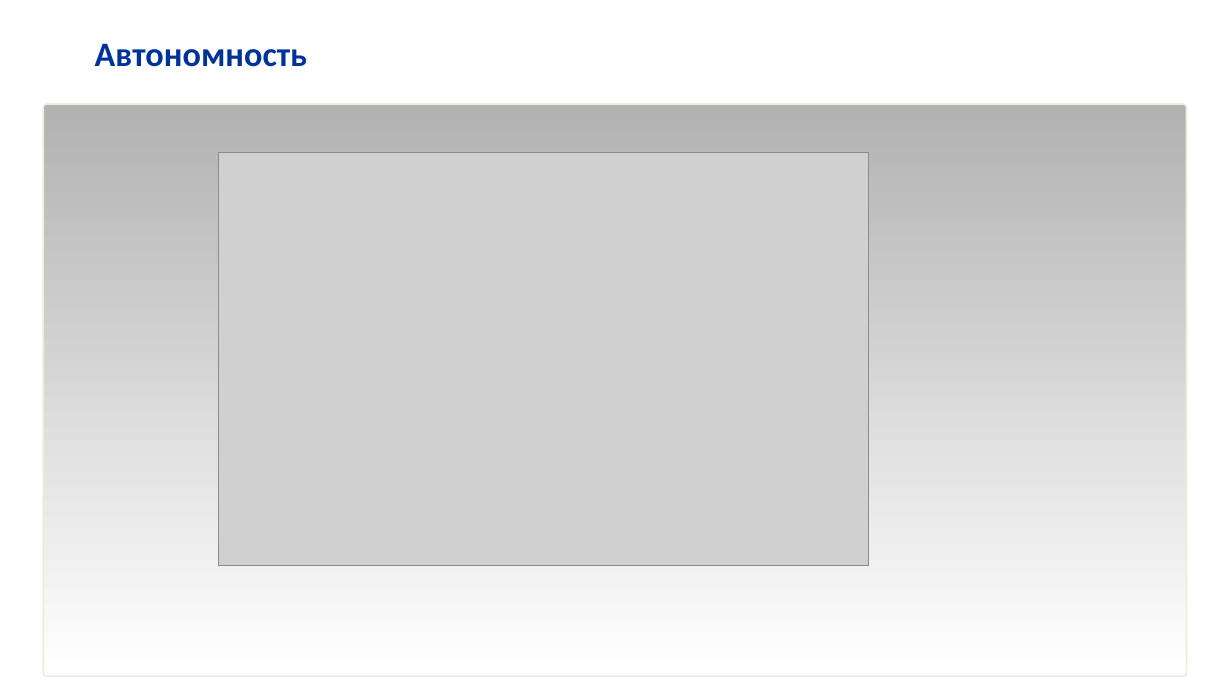
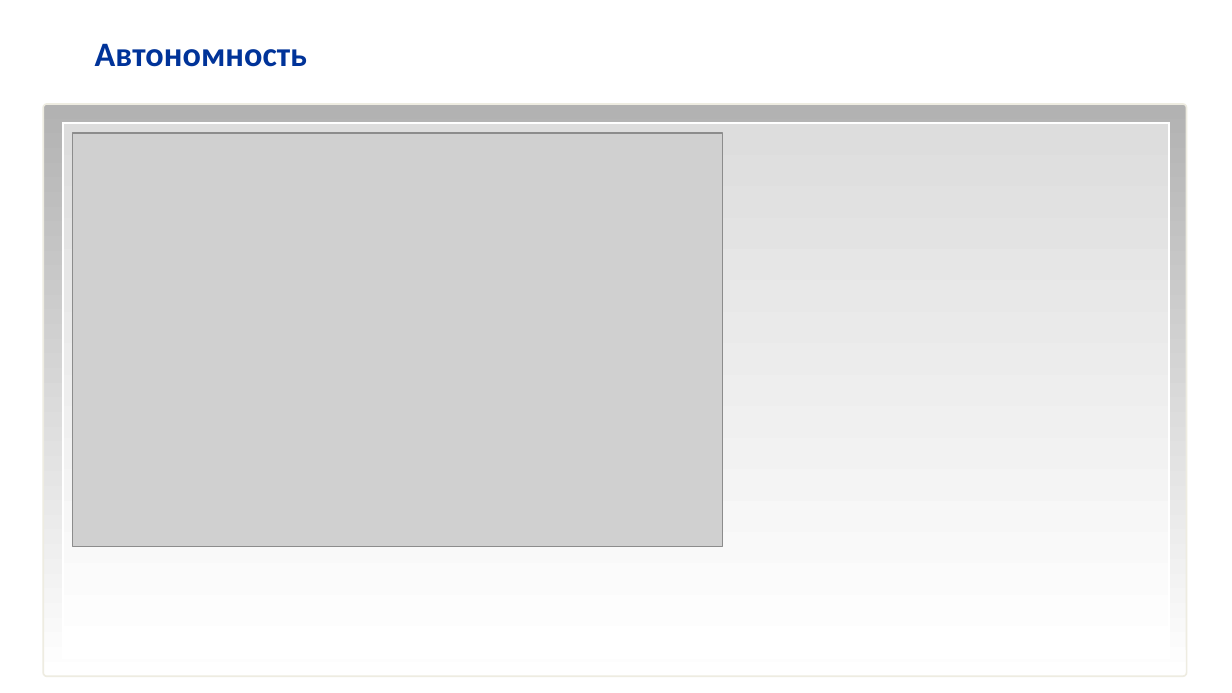
Before and after one commit to hellraptor/RescueRobots, a slide deck: slide 5 of MorskoySalon.pptx. Drawn at 1232x693 pixels with LibreOffice and Linux fonts; fonts in the diff are those of the drawing; grey boxes stand for pictures; background and template pictures are left out. Boxes give left, top, right and bottom in pixels: in the first picture for what was removed or moved away, otherwise in the second. Text is boxed around its words. In the diff, an @@ line names an element or a change of style, - is before the commit and + after.

```diff
--- a/MorskoySalon.pptx
+++ b/MorskoySalon.pptx
@@ rectangle added at box(63, 123, 1169, 658), fill gradient #DDDDDD to #FFFFFF, outline #FFFFFF 1 pt @@
@@ picture: place and size @@
-picture at box(218, 153, 869, 567)
+picture at box(73, 133, 723, 547)
```
Also in this commit, not shown: 1 other slide changed, 1 slide added, 1 slide removed, 1 other file.
